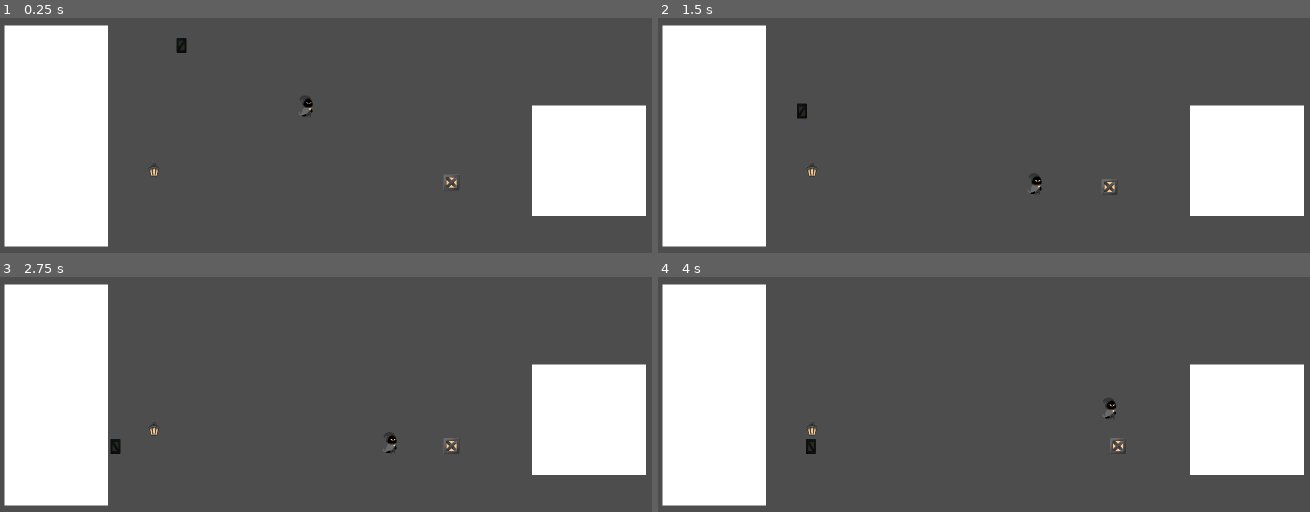
Above: before the commit, frames 1-4 (two rows, left to right).
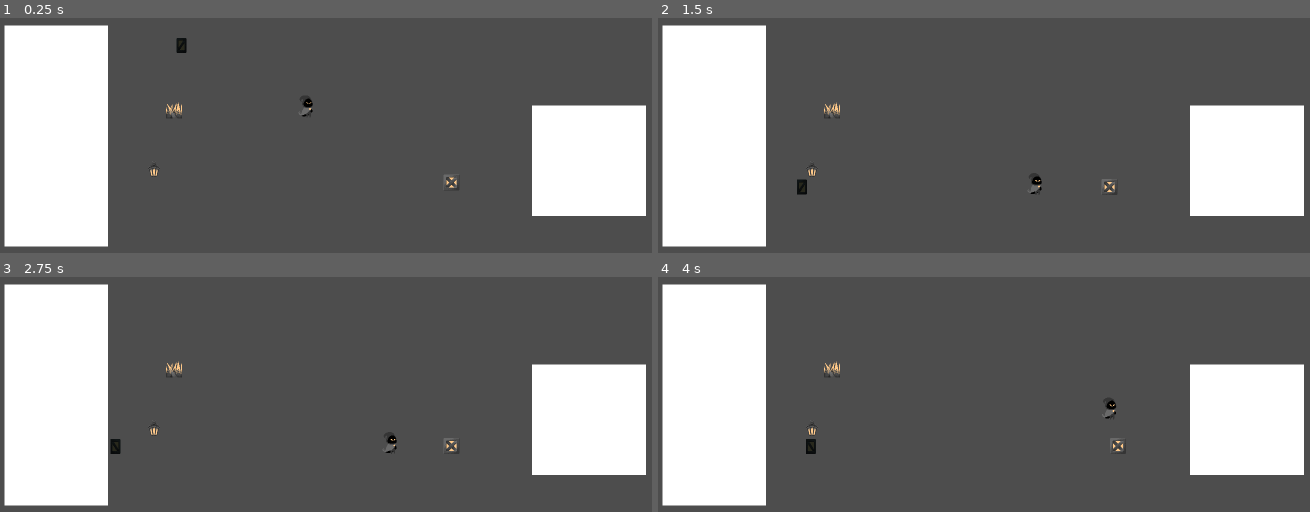
Above: after the commit, the same moments.

Repository: BrianGerardi/LaLuzYLaSombraGameJam
Game: Godot game, scene res://Escenas/escena_principal.tscn
Same seed, same stepped clock (60 frames per second), same inputs: the game is played once before the commit and once after it. The project has no main scene, so this scene is started directly.
Inputs:
- Up to frame 1 (0.25 s): no input
- Up to frame 2 (1.5 s): hold D (mover_derecha) from 0.53 s (still down); tap F (accion) at 0.6 s; tap Space (saltar) at 0.77 s; tap Shift (correr) at 1.35 s
- Up to frame 3 (2.75 s): tap Space (saltar) at 1.52 s; release D (mover_derecha) at 2.03 s; hold A (mover_izquierda) from 2.03 s (still down); tap F (accion) at 2.1 s
- Up to frame 4 (4 s): tap Enter at 2.75 s; release A (mover_izquierda) at 2.78 s; hold D (mover_derecha) from 2.78 s (still down); tap Shift (correr) at 2.85 s; tap Space (saltar) at 3.02, 3.77 s; tap F (accion) at 3.6 s

The runs differ from the first frame. In frame 1, less than 0.1% of the frame differs, in the area x 25-28%, y 35-43%; in frame 2, 0.3%, in the area x 21-28%, y 35-76%; in frame 3, less than 0.1%; in frame 4, less than 0.1%.

Commit message:
Pinchos actualizados

Diff:
--- a/Escenas/Pinchos.tscn
+++ b/Escenas/Pinchos.tscn
@@ -1,11 +1,13 @@
-[gd_scene load_steps=4 format=3 uid="uid://bxilreuhgadsg"]
+[gd_scene load_steps=5 format=3 uid="uid://bxilreuhgadsg"]
 
 [ext_resource type="Script" uid="uid://csbwfirutmx0n" path="res://Escenas/pinchos_area.gd" id="1_vhquf"]
+[ext_resource type="Texture2D" uid="uid://be21iihdtgkie" path="res://tiles de prueba/tiles/Arte/Props_Luz/Pinchos_DOWN_Luz.png" id="2_yttkv"]
 
 [sub_resource type="RectangleShape2D" id="RectangleShape2D_iad1l"]
+size = Vector2(8, 32)
 
 [sub_resource type="RectangleShape2D" id="RectangleShape2D_vhquf"]
-size = Vector2(80, 18)
+size = Vector2(32, 32)
 
 [node name="Pinchos" type="Node2D" groups=["Pinchos"]]
 
@@ -19,7 +21,9 @@
 [node name="StaticBody2D" type="StaticBody2D" parent="." groups=["Pinchos"]]
 
 [node name="CollisionShape2D" type="CollisionShape2D" parent="StaticBody2D" groups=["Pinchos"]]
-position = Vector2(0, 1)
 shape = SubResource("RectangleShape2D_vhquf")
 
+[node name="Sprite2D" type="Sprite2D" parent="."]
+texture = ExtResource("2_yttkv")
+
 [connection signal="body_entered" from="Pinchos_Area" to="Pinchos_Area" method="_on_body_entered"]
